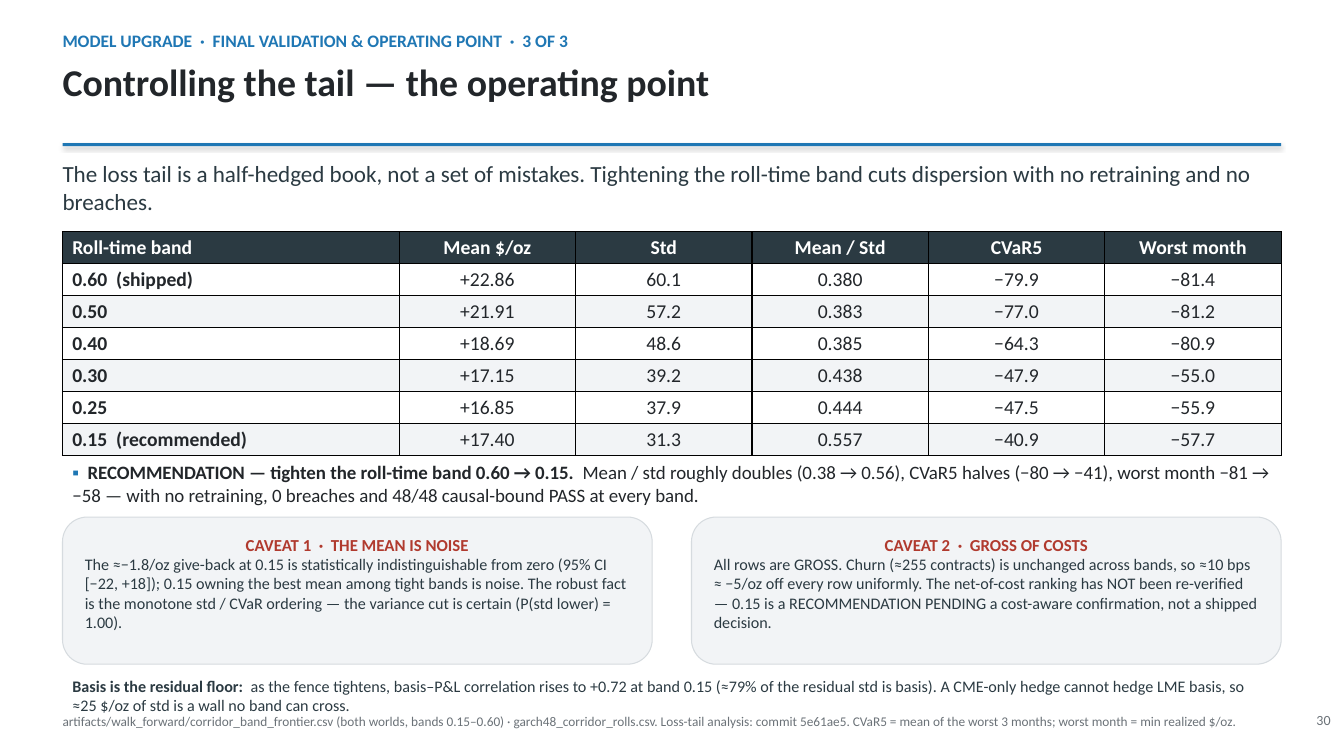
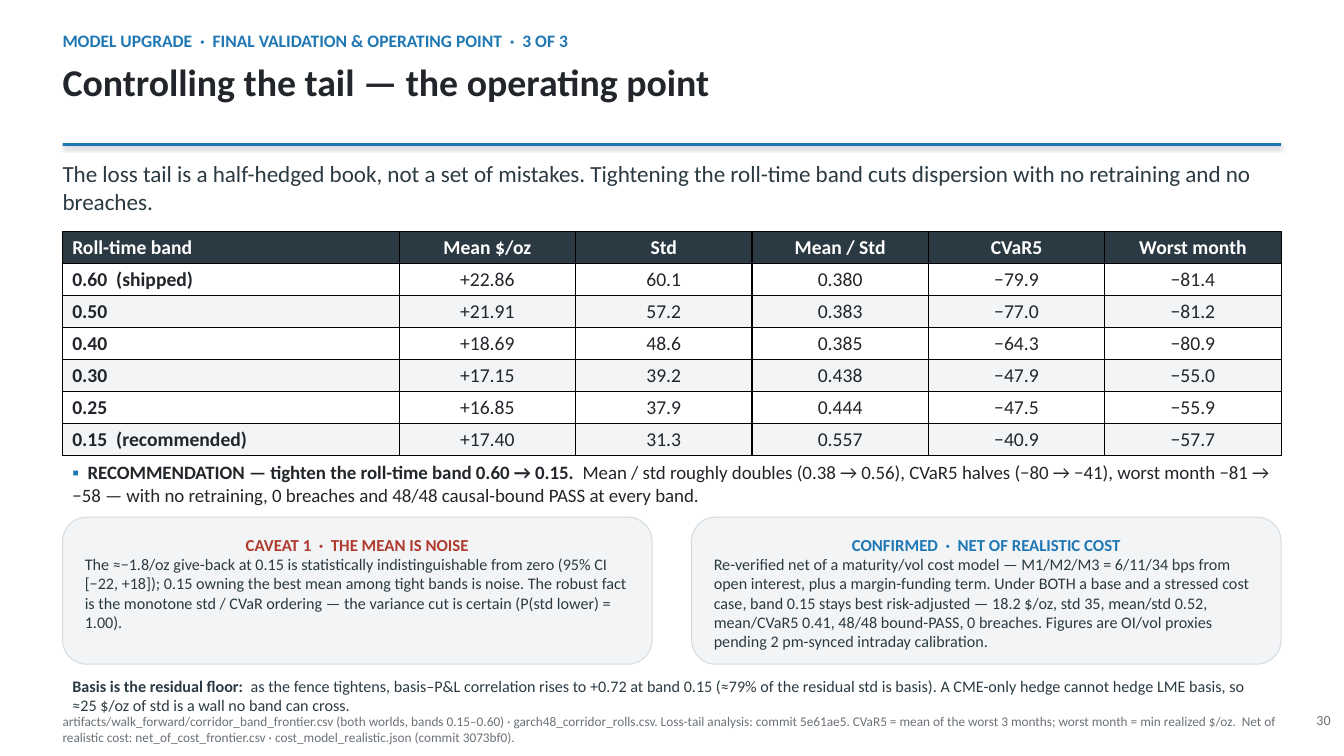
Before and after one commit to sylam/riskflow, a slide deck: slide 30 of artifacts/platinum_hedge_management_deck.pptx. Drawn at 1344x756 pixels with LibreOffice and Linux fonts; fonts in the diff are those of the drawing. Boxes give left, top, right and bottom in pixels: in the first picture for what was removed or moved away, otherwise in the second. Text is boxed around its words. In the diff, an @@ line names an element or a change of style, - is before the commit and + after.

```diff
--- a/artifacts/platinum_hedge_management_deck.pptx
+++ b/artifacts/platinum_hedge_management_deck.pptx
@@ text in rounded rectangle at (x1=714, y1=540, x2=1249, y2=650): text changed @@
-CAVEAT 2 · GROSS OF COSTS
-All rows are GROSS. Churn (≈255 contracts) is unchanged across bands, so ≈10 bps ≈ −5/oz off every row uniformly. The net-of-cost ranking has NOT been re-verified — 0.15 is a RECOMMENDATION PENDING a cost-aware confirmation, not a shipped decision.
+CONFIRMED · NET OF REALISTIC COST
+Re-verified net of a maturity/vol cost model — M1/M2/M3 = 6/11/34 bps from open interest, plus a margin-funding term. Under BOTH a base and a stressed cost case, band 0.15 stays best risk-adjusted — 18.2 $/oz, std 35, mean/std 0.52, mean/CVaR5 0.41, 48/48 bound-PASS, 0 breaches. Figures are OI/vol proxies pending 2 pm-synced intraday calibration.
@@ text at (x1=63, y1=716, x2=1275, y2=744): text changed @@
-artifacts/walk_forward/corridor_band_frontier.csv (both worlds, bands 0.15–0.60) · garch48_corridor_rolls.csv. Loss-tail analysis: commit 5e61ae5. CVaR5 = mean of the worst 3 months; worst month = min realized $/oz.
+artifacts/walk_forward/corridor_band_frontier.csv (both worlds, bands 0.15–0.60) · garch48_corridor_rolls.csv. Loss-tail analysis: commit 5e61ae5. CVaR5 = mean of the worst 3 months; worst month = min realized $/oz. Net of realistic cost: net_of_cost_frontier.csv · cost_model_realistic.json (commit 3073bf0).
```
Also in this commit, not shown: 2 other slides changed.
